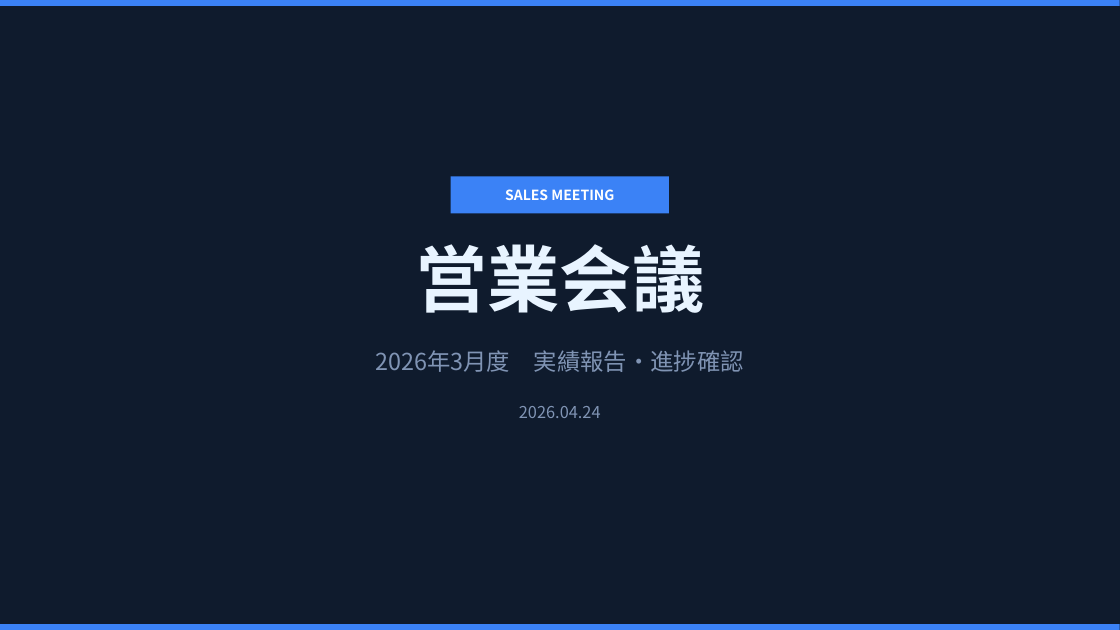
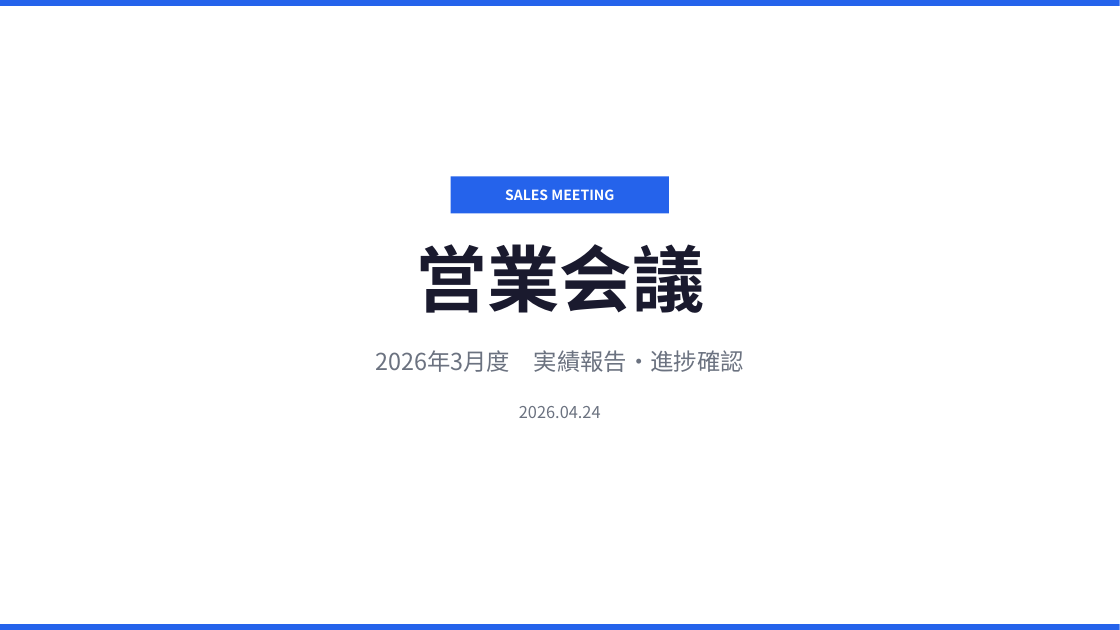
Before and after one commit to horihorihorihorichiz/-, a slide deck: slide 1 of slides/exports/sales-meeting.pptx. Drawn at 1120x630 pixels with LibreOffice and Linux fonts; fonts in the diff are those of the drawing. Boxes give left, top, right and bottom in pixels: in the first picture for what was removed or moved away, otherwise in the second. Text is boxed around its words. In the diff, an @@ line names an element or a change of style, - is before the commit and + after.

```diff
--- a/slides/exports/sales-meeting.pptx
+++ b/slides/exports/sales-meeting.pptx
@@ background #0F1B2D to #FFFFFF @@
@@ fill #3B82F6 to #2563EB in 3 elements at (x1=0, y1=0, x2=1120, y2=6), (x1=0, y1=624, x2=1120, y2=630), (x1=451, y1=176, x2=670, y2=213) @@
@@ text "営業会議" at (x1=415, y1=244, x2=704, y2=313): text colour #E8F4FF to #1A1A2E @@
@@ text "2026年3月度 実績報告・進捗確認" at (x1=375, y1=350, x2=744, y2=372): text colour #8094B4 to #6B7280 @@
@@ text "2026.04.24" at (x1=519, y1=406, x2=601, y2=418): text colour #8094B4 to #6B7280 @@
```
Also in this commit, not shown: 5 other slides changed, 3 other files.
